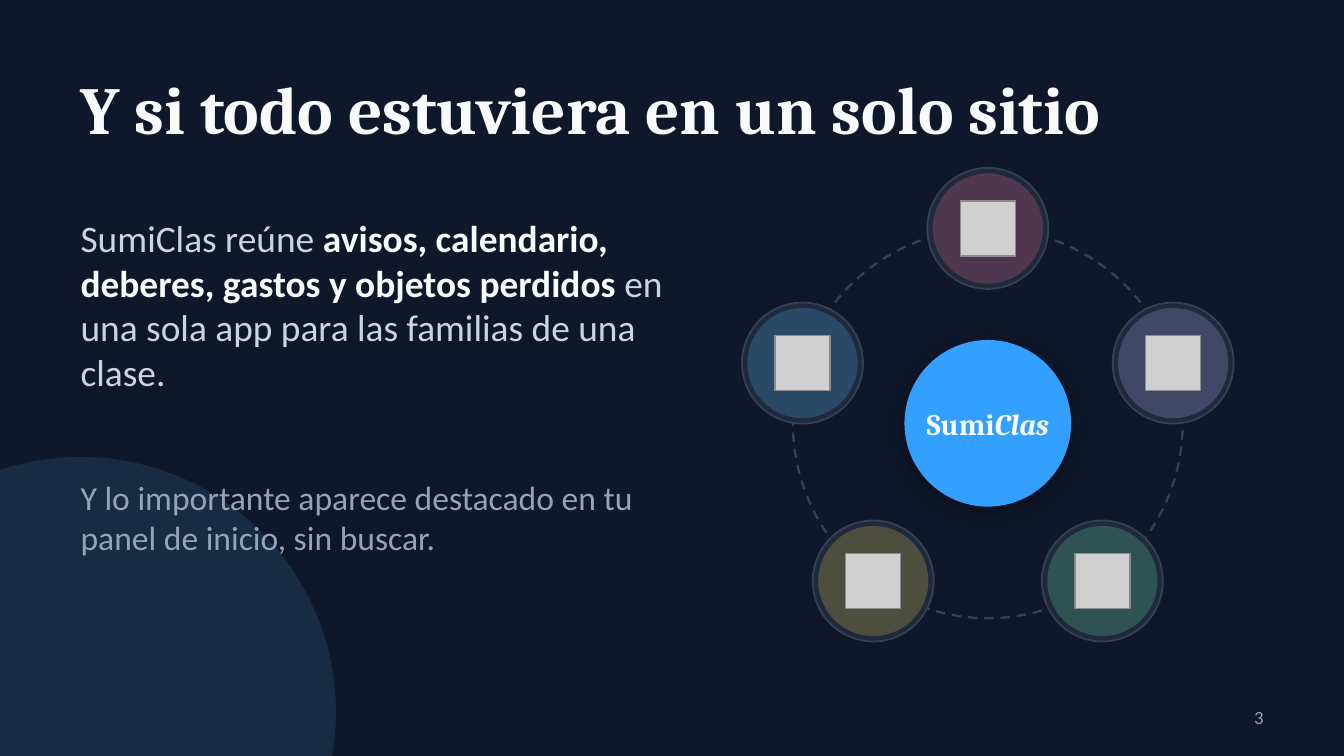
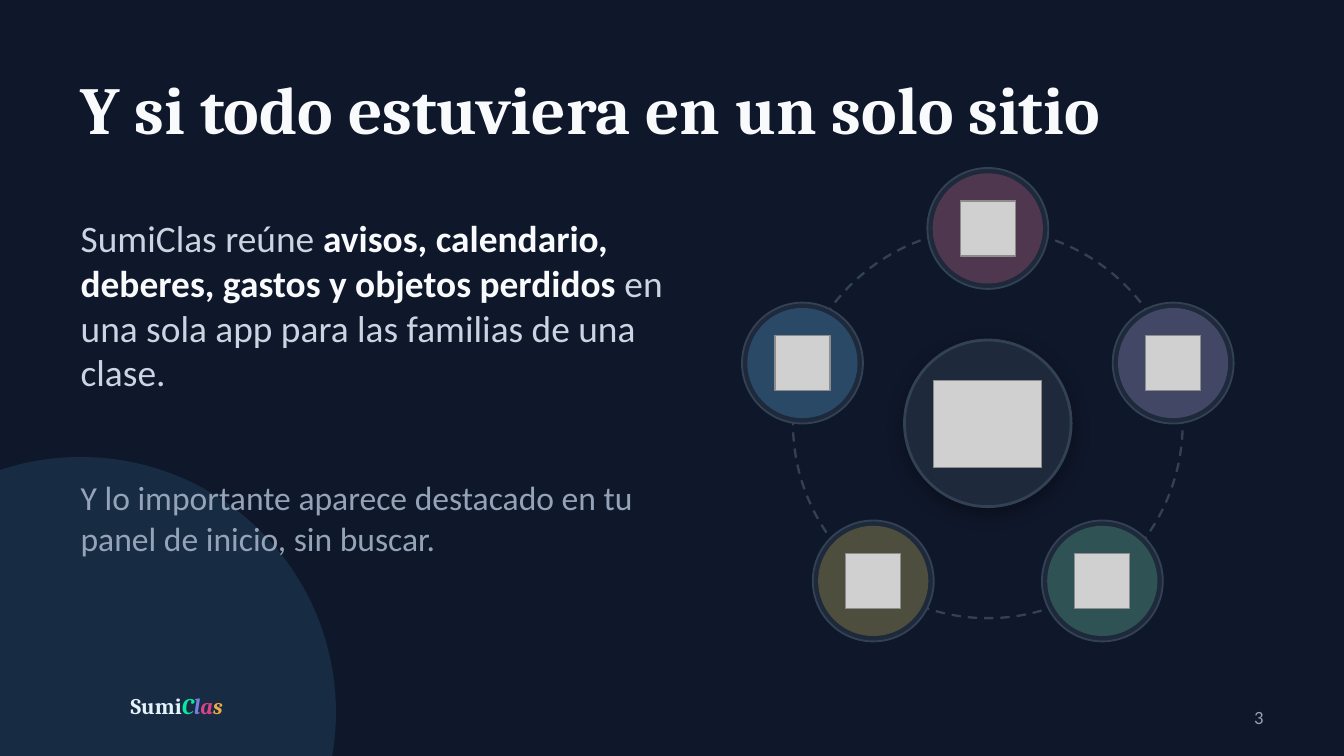
Before and after one commit to An4Fdez/SumiClas, a slide deck: slide 3 of docs/presentacion/SumiClas-presentacion.pptx. Drawn at 1344x756 pixels with LibreOffice and Linux fonts; fonts in the diff are those of the drawing; grey boxes stand for pictures; background and template pictures are left out. Boxes give left, top, right and bottom in pixels: in the first picture for what was removed or moved away, otherwise in the second. Text is boxed around its words. In the diff, an @@ line names an element or a change of style, - is before the commit and + after.

```diff
--- a/docs/presentacion/SumiClas-presentacion.pptx
+++ b/docs/presentacion/SumiClas-presentacion.pptx
@@ ellipse at [905,340,1071,507]: fill #33A0FF to #1E293B; outline none to #334155 1.5 pt @@
@@ picture added at [933,380,1042,468] @@
@@ text removed at [927,414,1049,436] @@
-SumiClas
@@ text added at [131,698,223,714], 12 pt, text #F8FAFC, bold @@
+SumiClas
```
Also in this commit, not shown: 12 other slides changed, 1 slide added.
